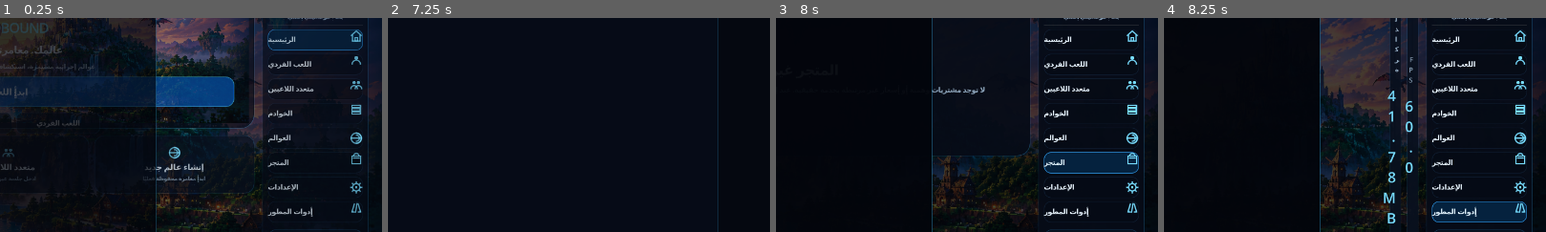
Above: before the commit, frames 1-4 (left to right).
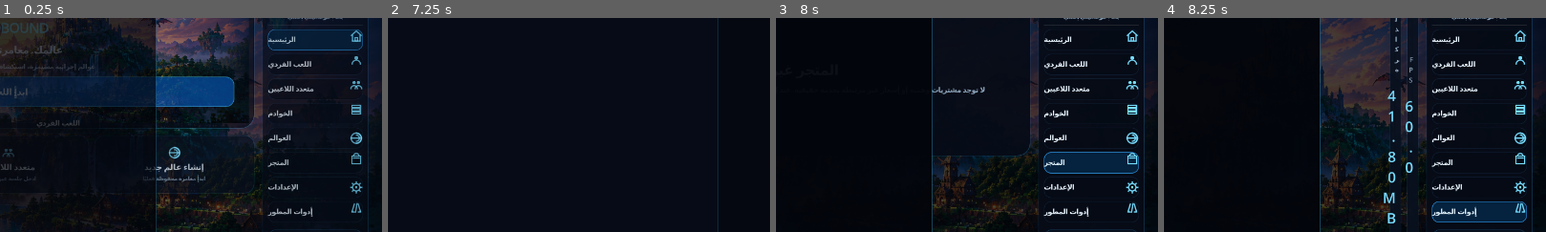
Above: after the commit, the same moments.

Repository: jnkmmdndmd-arch/AETHRA
Game: Godot game, scene res://scenes/main.tscn
The game is run twice, just before and just after one commit, with the same random seed, the same clock (stepped at 60 frames per second) and the same inputs.
Inputs (mouse positions are % of the whole screen's width and height, from its top left):
- Up to frame 1 (0.25 s): no input
- Up to frame 2 (7.25 s): click (61, 7) at 0.52 s; type "12" at 0.6 s; click (91, 88) at 1.25 s; click (91, 37) at 2.02 s; click (91, 31) at 2.77 s; click (91, 43) at 3.52 s; click (91, 49) at 4.27 s; click (91, 54) at 5.02 s; click (91, 60) at 5.77 s; click (91, 66) at 6.52 s
- Up to frame 3 (8 s): click "إغلاق" at 7.25 s
- Up to frame 4 (8.25 s): click (91, 71) at 8.02 s
The pictures show only the part of the screen within x 50-100%, y 26-76%; the shares and areas given below are measured in that part.

Frames 1-3 are identical in both runs. In frame 4, 0.1% of the frame differs, in the area x 58-61%, y 62-77%.

Commit message:
Add real profile data and avatar selection

Diff:
--- a/scripts/core/app_state.gd
+++ b/scripts/core/app_state.gd
@@ -2,16 +2,21 @@
 
 signal session_changed
 signal world_changed
+signal profile_changed
 
 const GAME_VERSION := "0.2.3"
 const WORLD_VERSION := 1
 const PROTOCOL_VERSION := 1
 const SESSION_PATH := "user://aethra_session.json"
+const PROFILE_PATH := "user://aethra_profile.json"
+const MAX_AVATARS := 30
 
 var player_name := "Guest"
 var auth_token := ""
 var is_authenticated := false
 var character_id := "ranger"
+var avatar_id := 0
+var profile_name := "Guest"
 var game_mode := "survival"
 var current_world_id := ""
 var current_world_name := ""
@@ -25,7 +30,10 @@
     player_name = name
     auth_token = token
     is_authenticated = not token.is_empty()
+    if is_authenticated:
+        profile_name = player_name
     session_changed.emit()
+    profile_changed.emit()
 
 func save_session() -> void:
     if auth_token.is_empty():
@@ -37,7 +45,8 @@
     file.store_string(JSON.stringify({
         "username": player_name,
         "token": auth_token,
-        "character": character_id
+        "character": character_id,
+        "avatar_id": avatar_id
     }))
     file.close()
 
@@ -61,3 +70,38 @@
     world_seed = seed
     game_mode = mode
     world_changed.emit()
+
+func save_profile(name: String, selected_avatar: int) -> void:
+    var safe_name := name.strip_edges()
+    if safe_name.is_empty():
+        safe_name = get_display_name()
+    avatar_id = clampi(selected_avatar, 0, MAX_AVATARS - 1)
+    profile_name = safe_name
+    if not is_authenticated:
+        player_name = safe_name
+    var file := FileAccess.open(PROFILE_PATH, FileAccess.WRITE)
+    if file != null:
+        file.store_string(JSON.stringify({"name": profile_name, "avatar_id": avatar_id}))
+        file.close()
+    profile_changed.emit()
+    session_changed.emit()
+
+func load_profile() -> void:
+    if not FileAccess.file_exists(PROFILE_PATH):
+        return
+    var file := FileAccess.open(PROFILE_PATH, FileAccess.READ)
+    if file == null:
+        return
+    var data = JSON.parse_string(file.get_as_text())
+    file.close()
+    if data is Dictionary:
+        avatar_id = clampi(int(data.get("avatar_id", 0)), 0, MAX_AVATARS - 1)
+        profile_name = str(data.get("name", "Guest"))
+        if not is_authenticated and not profile_name.strip_edges().is_empty():
+            player_name = profile_name
+
+func get_display_name() -> String:
+    return player_name if is_authenticated else (profile_name if not profile_name.strip_edges().is_empty() else "Guest")
+
+func _ready() -> void:
+    load_profile()
